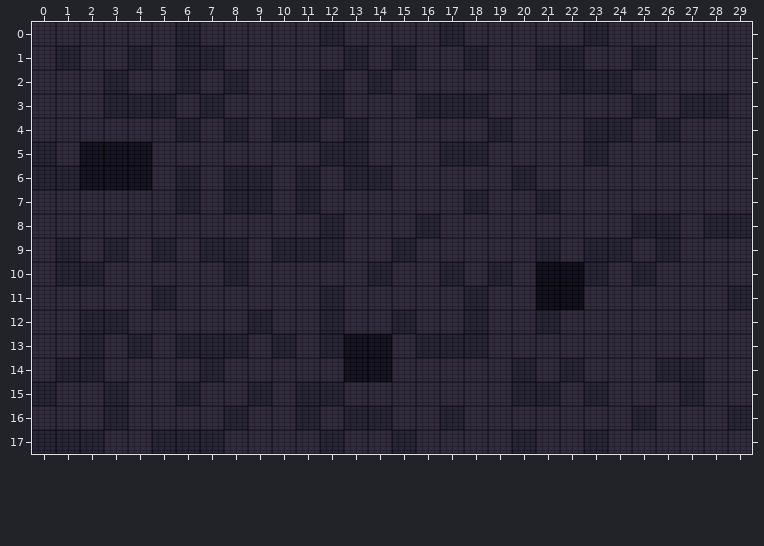
One commit to this Tiled map (JSON): assets/maps/jira_dungeon_1.tmj. Above: the version before the commit.
Cells are 48x48 px. Shown: x 0..29, y 0..17.
After the commit:
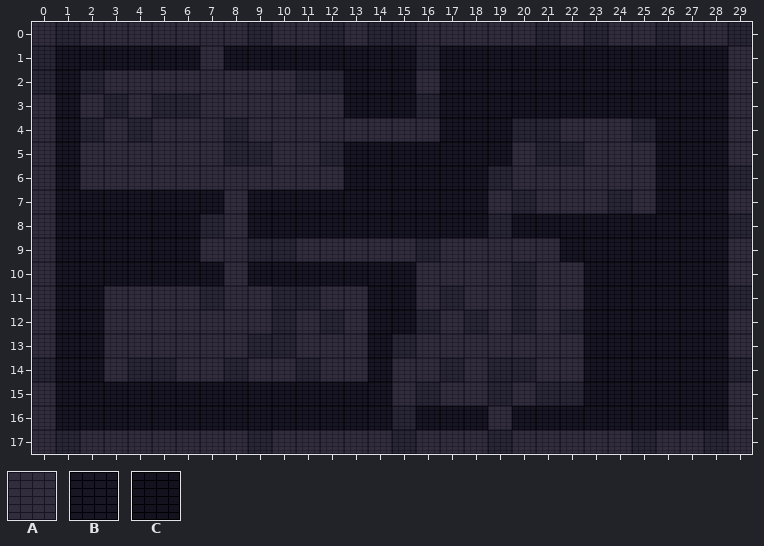
Key: from "dungeon": A 0, B 8, C 9.
_ is an empty cell, # one hidden under a higher layer.
Diff:
Layer "Ground":
y 1: x 3 A -> #; x 11 A -> #; x 14 A -> #; x 20 A -> #
y 2: x 1 A -> #; x 13 A -> #; x 15 A -> #; x 20 A -> #; x 25..26 AA -> ##
y 3: x 14 A -> #; x 19 A -> #; x 21 A -> #
y 4: x 1 A -> #
y 5: x 1 A -> #; x 14 A -> #; x 16 A -> #; x 19 A -> #; x 28 A -> #
y 6: x 4 # -> A; x 16..17 AA -> ##; x 26 A -> #
y 8: x 3..4 AA -> ##; x 6 A -> #; x 9 A -> #; x 11 A -> #; x 13 A -> #; x 15 A -> #; x 18 A -> #; x 20 A -> #; x 23 A -> #
y 9: x 2 A -> #; x 4 A -> #; x 22 A -> #; x 25 A -> #; x 27 A -> #
y 10: x 3 A -> #; x 13 A -> #; x 26 A -> #
y 11: x 23 A -> #; x 26 A -> #
y 12: x 14 A -> #; x 24..26 AAA -> ###
y 13..14: x 28 A -> #
y 15: x 1 A -> #; x 5 A -> #; x 25 A -> #
y 16: x 7 A -> #; x 9..10 AA -> ##; x 20 A -> #; x 23 A -> #; x 28 A -> #
Layer "Objects":
y 1: x 2..3 __ -> BB; x 5 _ -> B; x 8..12 _____ -> BBBBB; x 14 _ -> B; x 17 _ -> B; x 19..20 __ -> BB; x 23..24 __ -> BB; x 26..28 ___ -> BBB
y 2: x 1 _ -> B; x 13 _ -> B; x 15 _ -> B; x 17..21 _____ -> BBBBB; x 25..28 ____ -> BBBB
y 3: x 1 _ -> B; x 13..15 ___ -> BBB; x 19..24 ______ -> BBBBBB; x 26 _ -> B
y 4: x 1 _ -> B; x 17..18 __ -> BB; x 27..28 __ -> BB
y 5: x 1..4 _BBB -> B___; x 14..16 ___ -> BBB; x 19 _ -> B; x 26..28 ___ -> BBB
y 6: x 2..4 BBB -> ___; x 15..18 ____ -> BBBB; x 26..28 ___ -> BBB
y 7: x 1..5 _____ -> BBBBB; x 7 _ -> B; x 10 _ -> B; x 12..17 ______ -> BBBBBB; x 26..28 ___ -> BBB
y 8: x 1..6 ______ -> BBBBBB; x 9..11 ___ -> BBB; x 13..15 ___ -> BBB; x 17..18 __ -> BB; x 20..24 _____ -> BBBBB; x 27 _ -> B
y 9: x 2 _ -> B; x 4 _ -> B; x 6 _ -> B; x 22 _ -> B; x 25 _ -> B; x 27..28 __ -> BB
y 10: x 3..7 _____ -> BBBBB; x 9..13 _____ -> BBBBB; x 15 _ -> B; x 21..22 CC -> __; x 24 _ -> B; x 26..28 ___ -> BBB
y 11: x 1..2 __ -> BB; x 14..15 __ -> BB; x 21..28 CC______ -> __BBBBBB
y 12: x 1 _ -> B; x 14 _ -> B; x 23..28 ______ -> BBBBBB
y 13: x 1 _ -> B; x 13 B -> _; x 23..28 ______ -> BBBBBB
y 14: x 13 B -> _; x 23..25 ___ -> BBB; x 28 _ -> B
y 15: x 1..2 __ -> BB; x 4..5 __ -> BB; x 7..8 __ -> BB; x 10 _ -> B; x 13..14 __ -> BB; x 24..26 ___ -> BBB; x 28 _ -> B
y 16: x 1..2 __ -> BB; x 4..7 ____ -> BBBB; x 9..10 __ -> BB; x 12 _ -> B; x 16 _ -> B; x 18 _ -> B; x 20..24 _____ -> BBBBB; x 26..28 ___ -> BBB
Pixel boxes of the changes (left, top, right, bottom) in both pictures:
changed: (56, 46, 728, 430)
